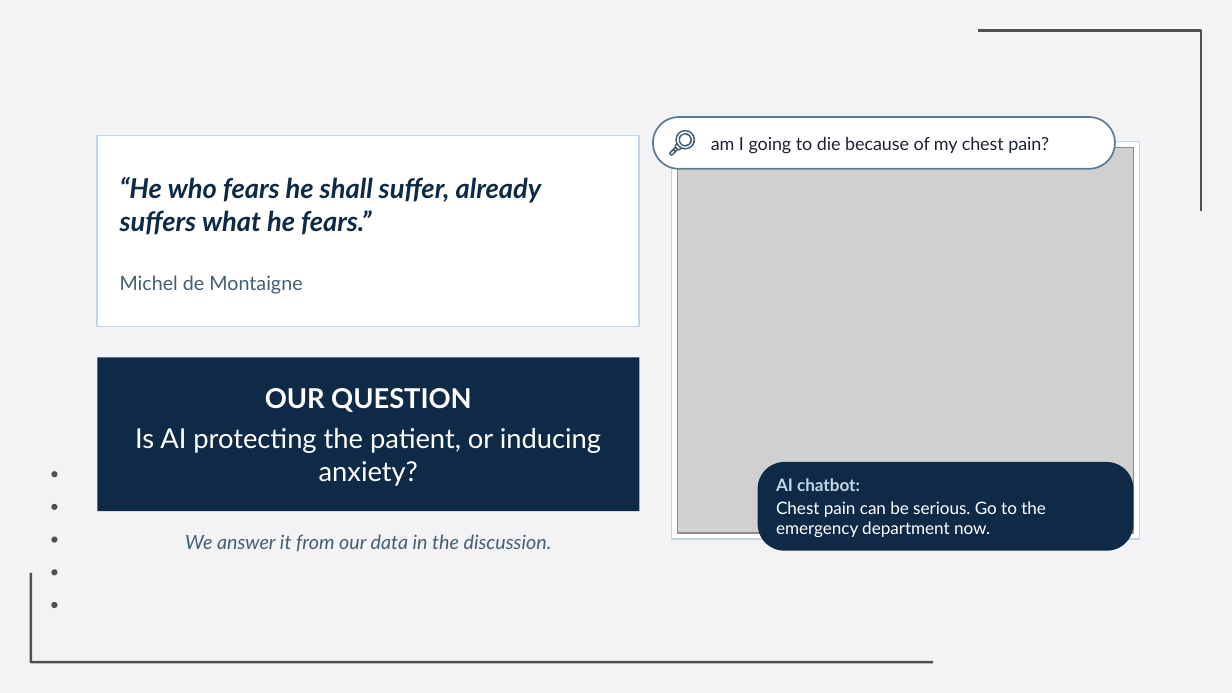
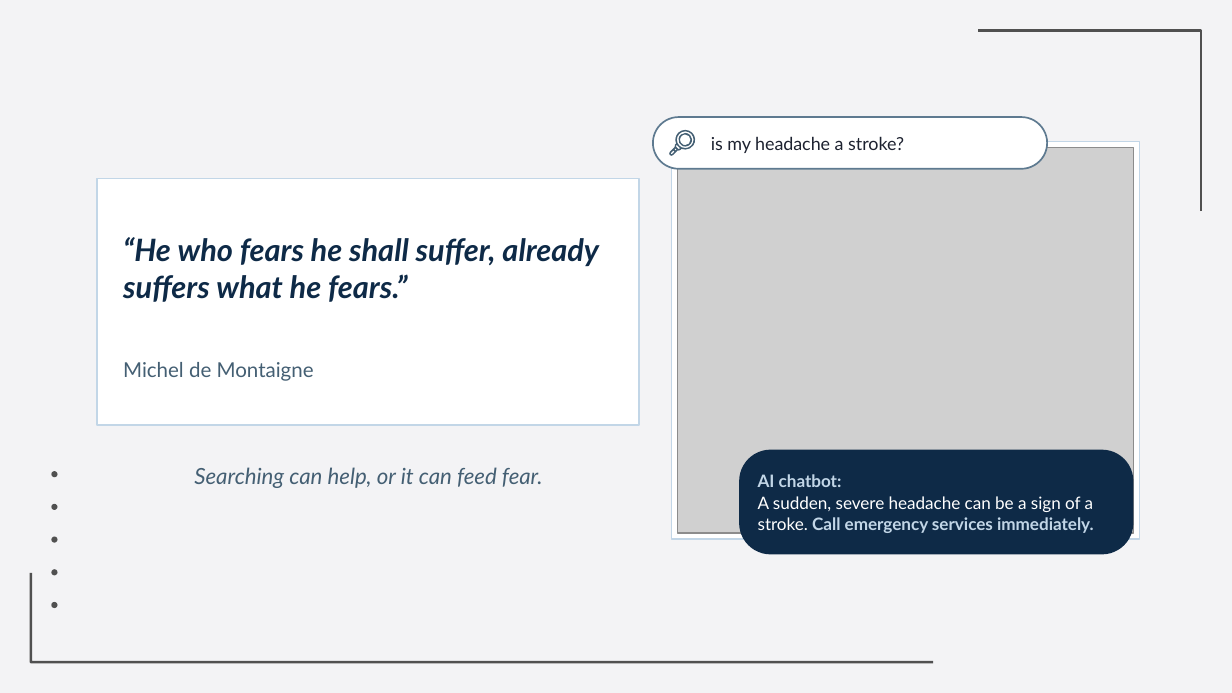
Before and after one commit to Yaseen279/History-Exam, a slide deck: slide 2 of research/output/study/slides/Defence_Final.pptx. Drawn at 1232x693 pixels with LibreOffice and Linux fonts; fonts in the diff are those of the drawing; grey boxes stand for pictures; background and template pictures are left out. Boxes give left, top, right and bottom in pixels: in the first picture for what was removed or moved away, otherwise in the second. Text is boxed around its words. In the diff, an @@ line names an element or a change of style, - is before the commit and + after.

```diff
--- a/research/output/study/slides/Defence_Final.pptx
+++ b/research/output/study/slides/Defence_Final.pptx
@@ rounded rectangle resized from (x1=653, y1=117, x2=1115, y2=169) to (x1=653, y1=117, x2=1047, y2=169) @@
@@ text removed at (x1=711, y1=136, x2=1049, y2=154) @@
-am I going to die because of my chest pain?
@@ text added at (x1=711, y1=136, x2=904, y2=153), 10.5 pt, text #1D2230 @@
+is my headache a stroke?
@@ rectangle resized from (x1=97, y1=136, x2=639, y2=326) to (x1=97, y1=179, x2=639, y2=425) @@
@@ text "“He who fears he shall ..." moved from (x1=120, y1=177, x2=542, y2=235) to (x1=123, y1=237, x2=599, y2=302) @@
@@ text "“He who fears he shall ..." at (x1=123, y1=237, x2=599, y2=302): size 16 to 18 pt @@
@@ rectangle removed at (x1=97, y1=357, x2=639, y2=511) @@
-OUR QUESTION
-Is AI protecting the patient, or inducing anxiety?
@@ text "Michel de Montaigne" moved from (x1=120, y1=275, x2=302, y2=294) to (x1=123, y1=362, x2=314, y2=381) @@
@@ text "Michel de Montaigne" at (x1=123, y1=362, x2=314, y2=381): size 11.5 to 12 pt @@
@@ text added at (x1=194, y1=467, x2=543, y2=488), 13 pt, text #445F73, italic @@
+Searching can help, or it can feed fear.
@@ rounded rectangle resized from (x1=758, y1=462, x2=1133, y2=551) to (x1=739, y1=450, x2=1133, y2=554) @@
@@ text "AI chatbot:" moved from (x1=776, y1=478, x2=1046, y2=537) to (x1=758, y1=474, x2=1094, y2=533) @@
@@ text at (x1=758, y1=496, x2=1094, y2=533): text changed @@
-Chest pain can be serious. Go to the emergency department now.
+A sudden, severe headache can be a sign of a stroke. Call emergency services immediately.
@@ text removed at (x1=185, y1=534, x2=552, y2=552) @@
-We answer it from our data in the discussion.
```
Also in this commit, not shown: 1 other slide changed, 1 other file.
